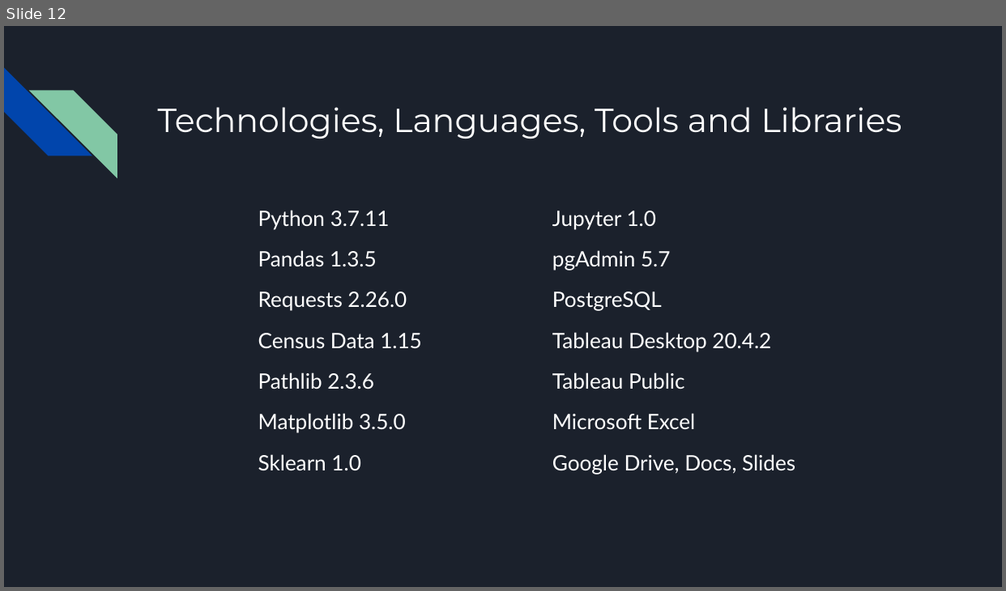
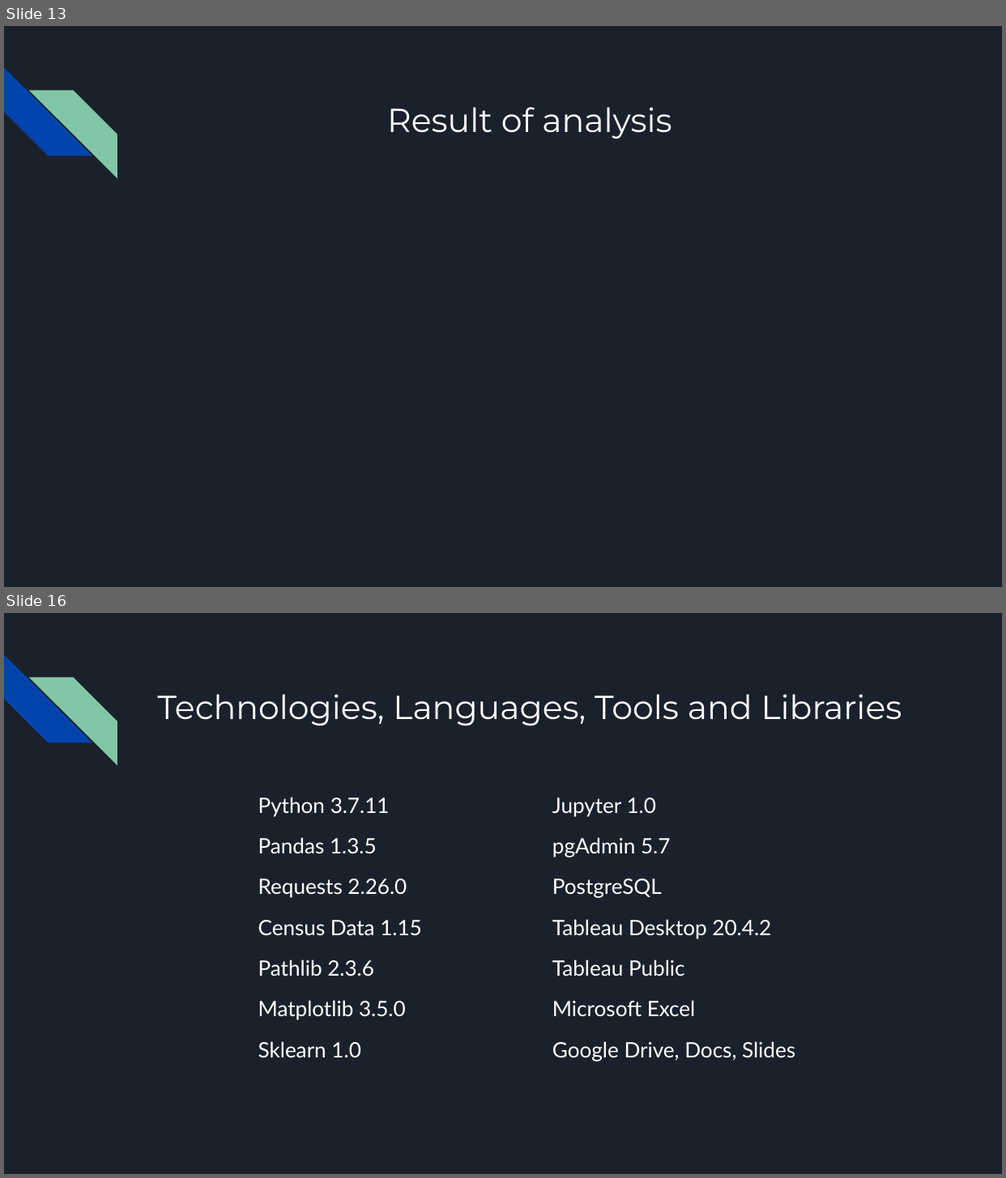
Before and after one commit to VickyCarlson/PCI_Growth, a slide deck: Effect of Educational Attainment on per Capita Growth by State.pptx. Shown one above the other, each under a label of ours: slide 12 before the commit, slides 13 and 16 after it; the slides between them are not shown. The pictures are 1006x591 and 1006x1178 pixels, drawn with LibreOffice and Linux fonts; fonts in the diff are those of the drawing. Boxes give left, top, right and bottom in pixels: in the first picture for what was removed or moved away, otherwise in the second. Text is boxed around its words. In the diff, an @@ line names an element or a change of style, - is before the commit and + after.

```diff
--- a/Effect of Educational Attainment on per Capita Growth by State.pptx
+++ b/Effect of Educational Attainment on per Capita Growth by State.pptx
@@ slide 13 added at (4,26,1002,587), background #1B212C; not listed: 2 template elements that a slide beside it also shows @@
@@ title added at (387,107,672,139), 24 pt, text #FFFFFF @@
+Result of analysis
@@ what was slide 12 is now slide 16 @@
```
Also in this commit, not shown: 5 slides changed, 3 other slides added.
